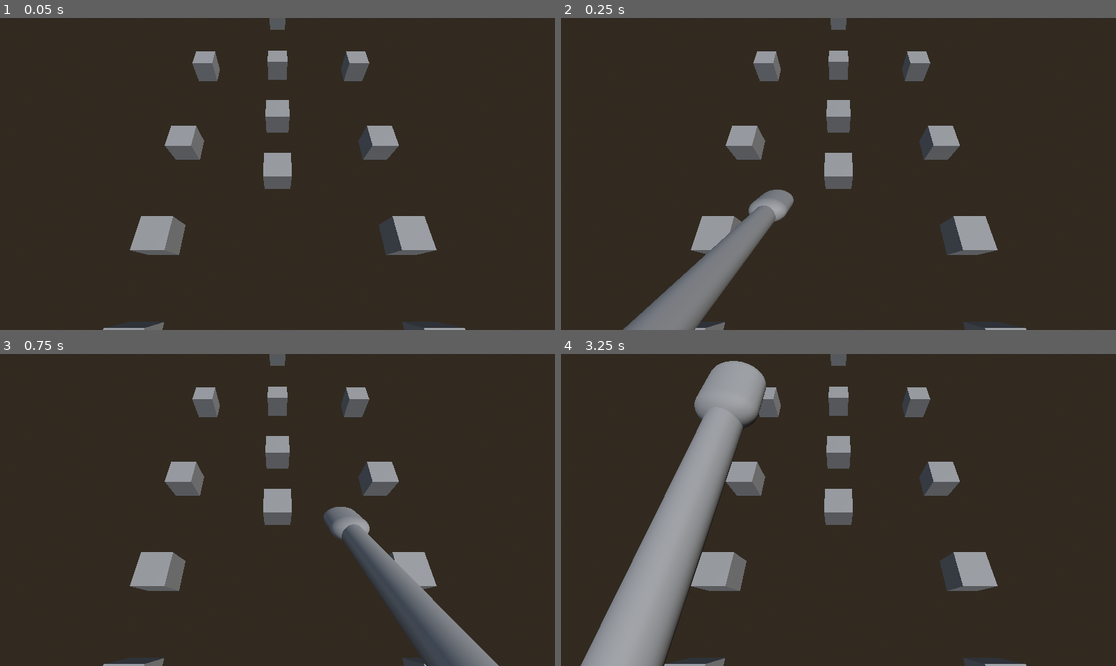
Above: before the commit, frames 1-4 (two rows, left to right).
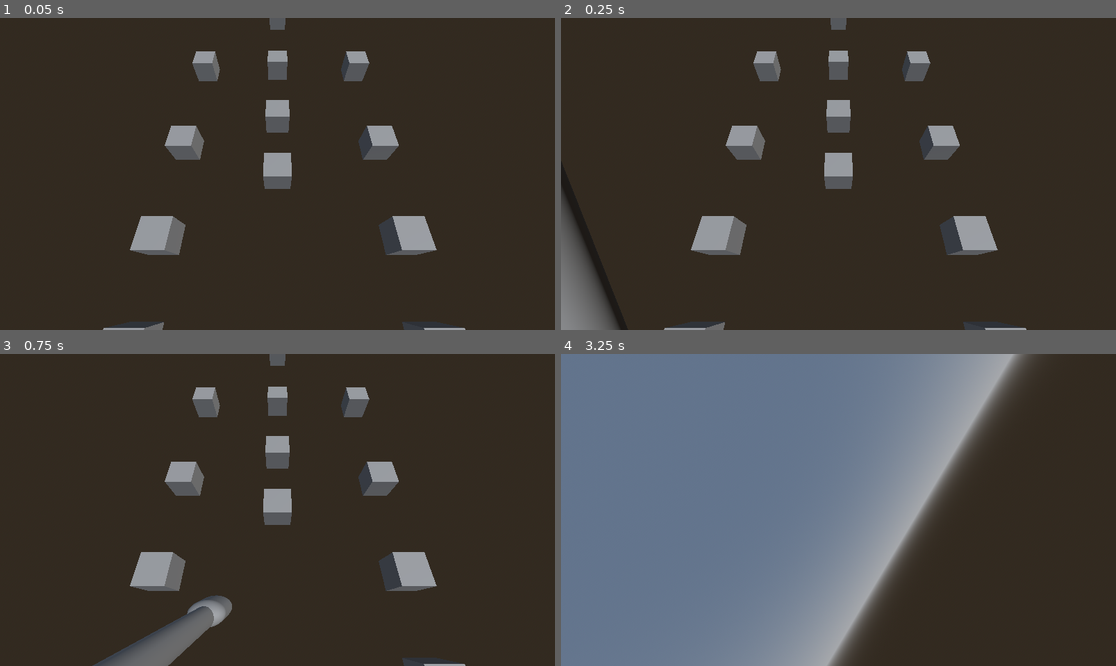
Above: after the commit, the same moments.

Repository: bardunbar/breathe_jam
Game: Godot game, scene res://screens/gym_dunbar/gym_dunbar_scene.tscn
Two runs of this game, one before a commit and one after it. Both use one fixed random seed, a clock stepped at 60 frames per second and the inputs below. This scene is started directly instead of the project's main scene.
Inputs:
- Up to frame 1 (0.05 s): no input
- Up to frame 2 (0.25 s): no input
- Up to frame 3 (0.75 s): no input
- Up to frame 4 (3.25 s): no input

Frame 1 is identical in both runs. In frame 2, 5.9% of the frame differs, in the area x 0-42%, y 55-100%; in frame 3, 6.2%; in frame 4, 68%, in the area x 0-86%, y 0-100%.

Commit message:
Offset the breathing animation to a more appropriate point in the stroke

Diff:
--- a/project/screens/game/player_controller/states/swimming.gd
+++ b/project/screens/game/player_controller/states/swimming.gd
@@ -1,11 +1,14 @@
 extends State
 
 @onready var animation_player : AnimationPlayer = %PlayerAnimations
+@onready var camera_animation : AnimationPlayer = %CameraAnimations
 
 var current_side : String = "Left"
+var breath_count : int = 3
 
 func enter(previous_state_path: String, data: Dictionary = {}) -> void:
 	animation_player.animation_finished.connect(_animation_finished)
+	#camera_animation.speed_scale = 0.9
 
 	#animation_player.play("StrokeRight")
 	#animation_player.queue("StrokeLeft")
@@ -35,9 +38,22 @@
 
 
 func _animation_finished(anim_name: String) -> void:
+
 	if anim_name == "StrokeLeft":
 		animation_player.play("StrokeRight")
 		current_side = "Right"
 	elif anim_name == "StrokeRight":
 		animation_player.play("StrokeLeft")
 		current_side = "Left"
+
+
+
+func trigger_breath(side: String) -> void:
+	breath_count -= 1
+
+	if breath_count <= 0:
+		breath_count = 3
+		if side == "Left":
+			camera_animation.play("BreatheLeft")
+		elif side == "Right":
+			camera_animation.play("BreatheRight")
--- a/project/screens/game/player_controller/swimmer.tscn
+++ b/project/screens/game/player_controller/swimmer.tscn
@@ -72,21 +72,20 @@
 
 [sub_resource type="Animation" id="Animation_ooaxr"]
 resource_name = "StrokeLeft"
-length = 0.5
 tracks/0/type = "rotation_3d"
 tracks/0/imported = false
 tracks/0/enabled = true
 tracks/0/path = NodePath("ArmLeft")
 tracks/0/interp = 2
 tracks/0/loop_wrap = true
-tracks/0/keys = PackedFloat32Array(0, 1, 0, 0, 0, 1, 0.13333334, 1, -0.707, 0, 0, 0.707, 0.5, 1, 0.989, 0, 0, 0.148)
+tracks/0/keys = PackedFloat32Array(0, 1, 0, 0, 0, 1, 0.39999998, 1, -0.707, 0, 0, 0.707, 1, 1, 0.989, 0, 0, 0.148)
 tracks/1/type = "rotation_3d"
 tracks/1/imported = false
 tracks/1/enabled = false
 tracks/1/path = NodePath("Camera3D")
 tracks/1/interp = 2
 tracks/1/loop_wrap = true
-tracks/1/keys = PackedFloat32Array(0, 1, -0.5070571, 0, 0, 0.8619125, 0.23333333, 1, -0.50698227, -0.008712215, 0.014809312, 0.8617853, 0.5, 1, -0.5070571, 0, 0, 0.8619125)
+tracks/1/keys = PackedFloat32Array(0, 1, -0.5070571, 0, 0, 0.8619125, 0.5, 1, -0.50698227, -0.008712215, 0.014809312, 0.8617853, 1, 1, -0.5070571, 0, 0, 0.8619125)
 tracks/2/type = "value"
 tracks/2/imported = false
 tracks/2/enabled = true
@@ -94,29 +93,42 @@
 tracks/2/interp = 1
 tracks/2/loop_wrap = true
 tracks/2/keys = {
-"times": PackedFloat32Array(0, 0.5),
+"times": PackedFloat32Array(0, 1),
 "transitions": PackedFloat32Array(1, 1),
 "update": 1,
 "values": [true, false]
+}
+tracks/3/type = "method"
+tracks/3/imported = false
+tracks/3/enabled = true
+tracks/3/path = NodePath("StateMachine/Swimming")
+tracks/3/interp = 1
+tracks/3/loop_wrap = true
+tracks/3/keys = {
+"times": PackedFloat32Array(0.7),
+"transitions": PackedFloat32Array(1),
+"values": [{
+"args": ["Left"],
+"method": &"trigger_breath"
+}]
 }
 
 [sub_resource type="Animation" id="Animation_qy5q8"]
 resource_name = "StrokeRight"
-length = 0.5
 tracks/0/type = "rotation_3d"
 tracks/0/imported = false
 tracks/0/enabled = true
 tracks/0/path = NodePath("ArmRight")
 tracks/0/interp = 2
 tracks/0/loop_wrap = true
-tracks/0/keys = PackedFloat32Array(0, 1, 0, 0, 0, 1, 0.13333334, 1, -0.707, 0, 0, 0.707, 0.5, 1, 0.989, 0, 0, 0.148)
+tracks/0/keys = PackedFloat32Array(0, 1, 0, 0, 0, 1, 0.39999998, 1, -0.707, 0, 0, 0.707, 1, 1, 0.989, 0, 0, 0.148)
 tracks/1/type = "rotation_3d"
 tracks/1/imported = false
 tracks/1/enabled = false
 tracks/1/path = NodePath("Camera3D")
 tracks/1/interp = 1
 tracks/1/loop_wrap = true
-tracks/1/keys = PackedFloat32Array(0, 1, -0.5070571, 0, 0, 0.8619125, 0.23333333, 1, -0.50697345, 0.009207727, -0.0156516, 0.86177033, 0.5, 1, -0.5070571, 0, 0, 0.8619125)
+tracks/1/keys = PackedFloat32Array(0, 1, -0.5070571, 0, 0, 0.8619125, 0.5, 1, -0.50697345, 0.009207727, -0.0156516, 0.86177033, 1, 1, -0.5070571, 0, 0, 0.8619125)
 tracks/2/type = "value"
 tracks/2/imported = false
 tracks/2/enabled = true
@@ -124,10 +136,24 @@
 tracks/2/interp = 1
 tracks/2/loop_wrap = true
 tracks/2/keys = {
-"times": PackedFloat32Array(0, 0.5),
+"times": PackedFloat32Array(0, 1),
 "transitions": PackedFloat32Array(1, 1),
 "update": 1,
 "values": [true, false]
+}
+tracks/3/type = "method"
+tracks/3/imported = false
+tracks/3/enabled = true
+tracks/3/path = NodePath("StateMachine/Swimming")
+tracks/3/interp = 1
+tracks/3/loop_wrap = true
+tracks/3/keys = {
+"times": PackedFloat32Array(0.7),
+"transitions": PackedFloat32Array(1),
+"values": [{
+"args": ["Right"],
+"method": &"trigger_breath"
+}]
 }
 
 [sub_resource type="AnimationLibrary" id="AnimationLibrary_qy5q8"]
@@ -139,10 +165,47 @@
 &"StrokeRight": SubResource("Animation_qy5q8")
 }
 
+[sub_resource type="Animation" id="Animation_6xy21"]
+resource_name = "BreatheLeft"
+tracks/0/type = "rotation_3d"
+tracks/0/imported = false
+tracks/0/enabled = true
+tracks/0/path = NodePath("Camera3D")
+tracks/0/interp = 2
+tracks/0/loop_wrap = true
+tracks/0/keys = PackedFloat32Array(0, 1, -0.5070573, 0, 0, 0.86191237, 0.33333334, 1, -0.32045114, 0.66796756, -0.39296085, 0.5447131, 0.6333333, 1, -0.32045114, 0.66796756, -0.39296085, 0.5447131, 1, 1, -0.50705737, 0, 0, 0.86191237)
+
+[sub_resource type="Animation" id="Animation_ew7rs"]
+resource_name = "BreatheRight"
+tracks/0/type = "rotation_3d"
+tracks/0/imported = false
+tracks/0/enabled = true
+tracks/0/path = NodePath("Camera3D")
+tracks/0/interp = 2
+tracks/0/loop_wrap = true
+tracks/0/keys = PackedFloat32Array(0, 1, -0.5070573, 0, 0, 0.86191237, 0.33333334, 1, -0.3202522, -0.6682432, 0.393123, 0.5443749, 0.6333333, 1, -0.3202522, -0.6682432, 0.393123, 0.5443749, 1, 1, -0.50705737, 0, 0, 0.86191237)
+
+[sub_resource type="Animation" id="Animation_mwpm7"]
+length = 0.001
+tracks/0/type = "rotation_3d"
+tracks/0/imported = false
+tracks/0/enabled = true
+tracks/0/path = NodePath("Camera3D")
+tracks/0/interp = 1
+tracks/0/loop_wrap = true
+tracks/0/keys = PackedFloat32Array(0, 1, -0.5070573, 0, 0, 0.86191237)
+
+[sub_resource type="AnimationLibrary" id="AnimationLibrary_jucbg"]
+_data = {
+&"BreatheLeft": SubResource("Animation_6xy21"),
+&"BreatheRight": SubResource("Animation_ew7rs"),
+&"RESET": SubResource("Animation_mwpm7")
+}
+
 [node name="Character" type="Node3D" unique_id=1582091954]
 
 [node name="Camera3D" type="Camera3D" parent="." unique_id=1297733054]
-transform = Transform3D(1, 0, 0, 0, 0.4857863, 0.8740778, 0, -0.8740778, 0.4857863, 0, 1.0030421, 0.032489777)
+transform = Transform3D(1, 0, 0, 0, 0.48578593, 0.87407804, 0, -0.8740781, 0.48578587, 0, 1.0030421, 0.032489777)
 
 [node name="ArmLeft" type="Node3D" parent="." unique_id=1629165829]
 transform = Transform3D(1, 0, 0, 0, 0.9999998, 0, 0, 0, 0.9999998, -0.84294, 0, 0.38575375)
@@ -157,7 +220,7 @@
 mesh = SubResource("CapsuleMesh_gwmky")
 
 [node name="ArmRight" type="Node3D" parent="." unique_id=1510535650]
-transform = Transform3D(1, 0, 0, 0, 0.9999998, 0, 0, 0, 0.9999998, 0.84, 0, 0.386)
+transform = Transform3D(1, 0, 0, 0, -0.95619285, -0.29273656, 0, 0.29273656, -0.95619285, 0.84, 0, 0.386)
 
 [node name="MeshInstance3D" type="MeshInstance3D" parent="ArmRight" unique_id=1111192326]
 transform = Transform3D(0.25, 0, 0, 0, 1, 0, 0, 0, 0.25, 0, 1, 0)
@@ -190,3 +253,4 @@
 
 [node name="CameraAnimations" type="AnimationPlayer" parent="." unique_id=936885266]
 unique_name_in_owner = true
+libraries/ = SubResource("AnimationLibrary_jucbg")
